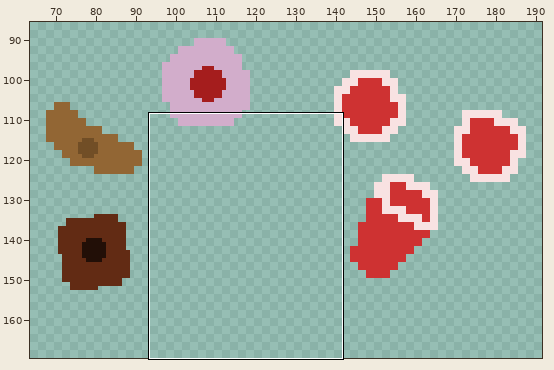
Sprite sheet: images/furniture/furniture_alcohol.png. The first picture is a wide view before the edit; the outline marks the close-up.
Close-up. As it was:
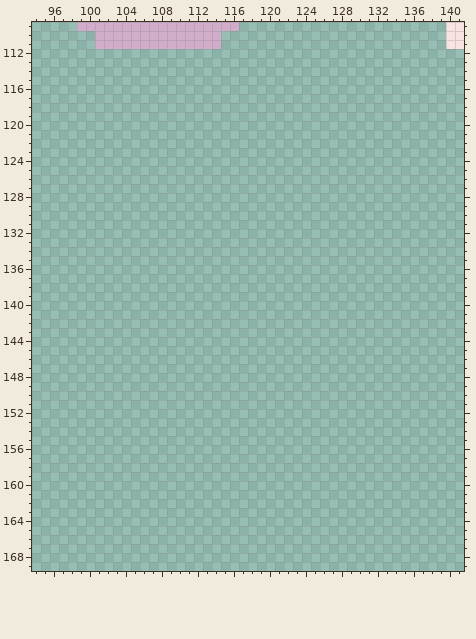
The file is 256x256 pixels. Shown: x 94..141, y 109..169. The old version is drawn lined up with the new one. The wide view leaves out empty margins.
Now the later version:
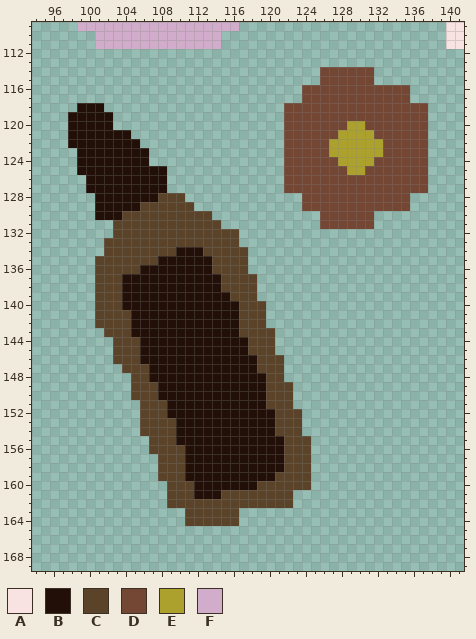
Palette (. is transparent): A #f8e2e2  B #220f07  C #5a4329  D #744734  E #ada12e  F #d2adcb
Edits made:
drawings rearranged on the sheet (the old picture shows each at its new place; 2 dropped ones are not shown)
There is now colour B in row 118 at x 99 to 101; in rows 119 to 120 at x 98 to 102; in row 121 at x 98 to 104; in row 122 at x 98 to 105; in rows 123 to 124 at x 99 to 106; in row 125 at x 99 to 108.
There is now colour B in rows 126 to 127 at x 100 to 108; in row 128 at x 101 to 107; in row 129 at x 101 to 105; in row 130 at x 101 to 103; in row 134 at x 110 to 112; in row 135 at x 108 to 113.
There is now colour B in row 136 at x 106 to 113; in rows 137 to 138 at x 104 to 114; in row 139 at x 104 to 115; in row 140 at x 104 to 116; in rows 141 to 143 at x 105 to 116; in rows 144 to 145 at x 106 to 117.
There is now colour B in row 146 at x 106 to 118; in row 147 at x 107 to 118; in row 148 at x 107 to 119; in rows 149 to 150 at x 108 to 119; in row 151 at x 109 to 119; in row 152 at x 109 to 120.
There is now colour B in rows 153 to 154 at x 110 to 120; in row 155 at x 110 to 121; in rows 156 to 158 at x 111 to 121; in row 159 at x 111 to 120; in row 160 at x 112 to 118; in row 161 at x 112 to 114.
There is now colour C in row 128 at x 108 to 110; in row 129 at x 106 to 111; in row 130 at x 104 to 113; in row 131 at x 103 to 114; in row 132 at x 103 to 116; in row 133 at x 102 to 116.
There is now colour C in row 134 at x 102 to 109 and 113 to 117; in row 135 at x 101 to 107 and 114 to 117; in row 136 at x 101 to 105 and 114 to 117; in rows 137 to 138 at x 101 to 103 and 115 to 118; in row 139 at x 101 to 103 and 116 to 118; in row 140 at x 101 to 103 and 117 to 119.
There is now colour C in rows 141 to 142 at x 101 to 104 and 117 to 119; in row 143 at x 102 to 104 and 117 to 120; in rows 144 to 145 at x 103 to 105 and 118 to 120; in row 146 at x 103 to 105 and 119 to 121; in row 147 at x 104 to 106 and 119 to 121; in row 148 at x 105 to 106 and 120 to 121.
There is now colour C in rows 149 to 150 at x 105 to 107 and 120 to 122; in row 151 at x 106 to 108 and 120 to 122; in row 152 at x 106 to 108 and 121 to 123; in rows 153 to 154 at x 106 to 109 and 121 to 123; in row 155 at x 107 to 109 and 122 to 124; in row 156 at x 107 to 110 and 122 to 124.
There is now colour C in rows 157 to 158 at x 108 to 110 and 122 to 124; in row 159 at x 108 to 110 and 121 to 124; in row 160 at x 109 to 111 and 119 to 124; in row 161 at x 109 to 111 and 115 to 122; in row 162 at x 109 to 122; in rows 163 to 164 at x 111 to 116.
There is now colour D in rows 114 to 115 at x 126 to 131; in rows 116 to 117 at x 124 to 135; in rows 118 to 119 at x 122 to 137; in row 120 at x 122 to 128 and 131 to 137; in row 121 at x 122 to 127 and 132 to 137; in rows 122 to 123 at x 122 to 126 and 133 to 137.
There is now colour D in row 124 at x 122 to 127 and 132 to 137; in row 125 at x 122 to 128 and 131 to 137; in rows 126 to 127 at x 122 to 137; in rows 128 to 129 at x 124 to 135; in rows 130 to 131 at x 126 to 131.
There is now colour E in row 120 at x 129 to 130; in row 121 at x 128 to 131; in rows 122 to 123 at x 127 to 132; in row 124 at x 128 to 131; in row 125 at x 129 to 130.
Changed places in both close-ups, as pixel boxes (x1, y1, x2, y2):
added: (68, 67, 428, 526)
